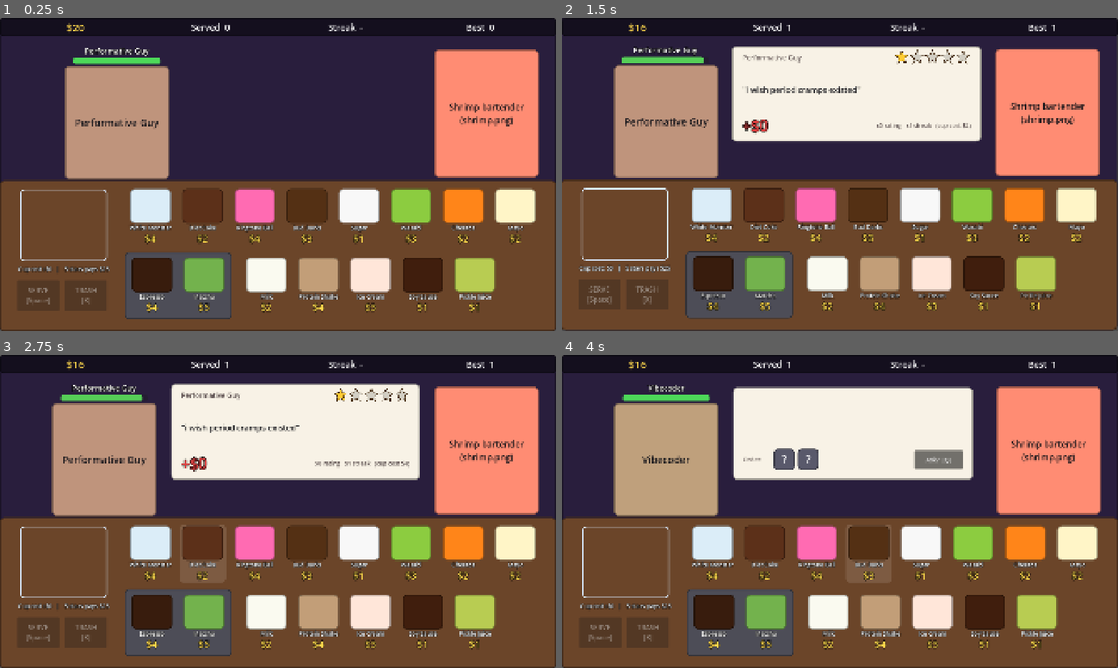
Above: before the commit, frames 1-4 (two rows, left to right).
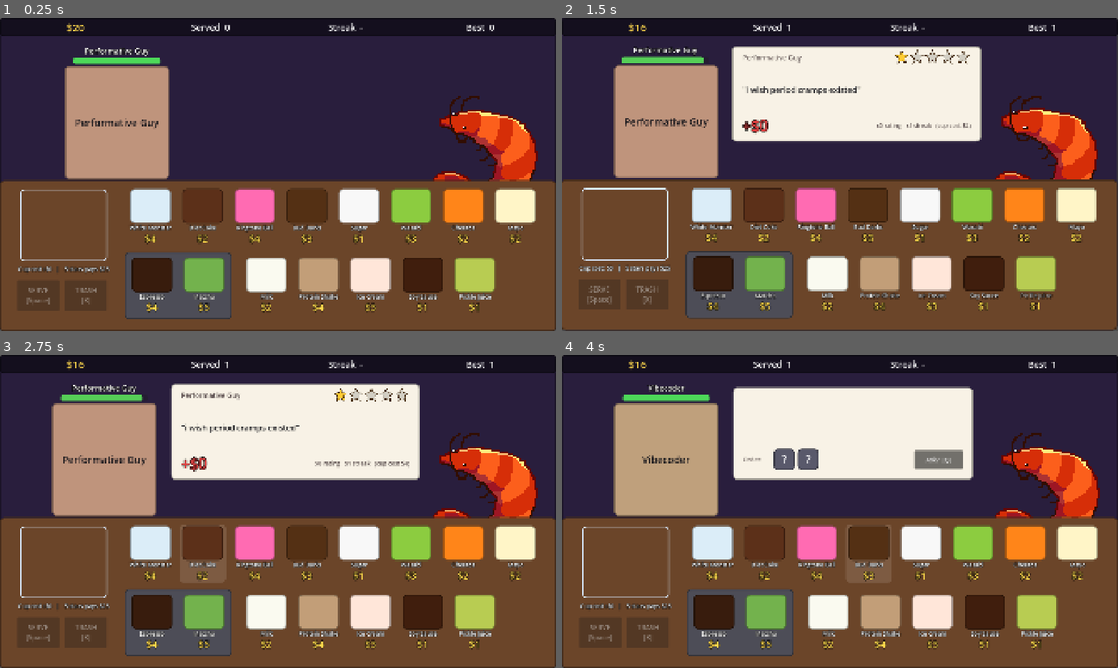
Above: after the commit, the same moments.

Repository: Er1n-jpg/Shrimp-Concoctail
Game: Godot game, scene res://scenes/main.tscn
Two runs of this game, one before a commit and one after it. Both use one fixed random seed, a clock stepped at 60 frames per second and the inputs below.
Inputs:
- Up to frame 1 (0.25 s): no input
- Up to frame 2 (1.5 s): click "White Monster" at 0.5 s; click "SERVE [Space]" at 1.25 s
- Up to frame 3 (2.75 s): click "Diet Coke" at 2 s
- Up to frame 4 (4 s): click "Ringtone Ball" at 2.75 s; click "Bud Darks" at 3.5 s

The runs differ from the first frame. In frame 1, 7.9% of the frame differs, in the area x 77-97%, y 10-53%; in frame 2, 7.8%; in frame 3, 7.9%; in frame 4, 7.9%.

Commit message:
shrimp! and its behind the bar

Diff:
--- a/scenes/main.tscn
+++ b/scenes/main.tscn
@@ -64,11 +64,12 @@
 
 [node name="Shrimp" type="Control" parent="World"]
 anchors_preset = 0
-offset_left = 1500.0
-offset_top = 110.0
-offset_right = 1860.0
-offset_bottom = 550.0
-mouse_filter = 2
+offset_left = 1490.0
+offset_top = 260.0
+offset_right = 1874.0
+offset_bottom = 644.0
+mouse_filter = 2
+texture_filter = 1
 script = ExtResource("2_art")
 art_path = "res://assets/ui/shrimp"
 placeholder_color = Color(1, 0.55, 0.45, 1)
--- a/scripts/ui/art_slot.gd
+++ b/scripts/ui/art_slot.gd
@@ -27,6 +27,11 @@
 @export var stretch: TextureRect.StretchMode = TextureRect.STRETCH_KEEP_ASPECT_CENTERED:
 	set(value):
 		stretch = value
+		_refresh()
+## Mirror the image horizontally (e.g. to make a character face the other way).
+@export var flip_h: bool = false:
+	set(value):
+		flip_h = value
 		_refresh()
 
 ## The loaded image, or null while showing the placeholder.
@@ -76,6 +81,7 @@
 	texture = Art.load_texture(art_path)
 	_texture_rect.texture = texture
 	_texture_rect.stretch_mode = stretch
+	_texture_rect.flip_h = flip_h
 	_texture_rect.visible = texture != null
 	_placeholder.visible = texture == null
 	if texture != null:
Binary file added: assets/ui/shrimp.png
Not shown, added: assets/ui/shrimp.png.import
